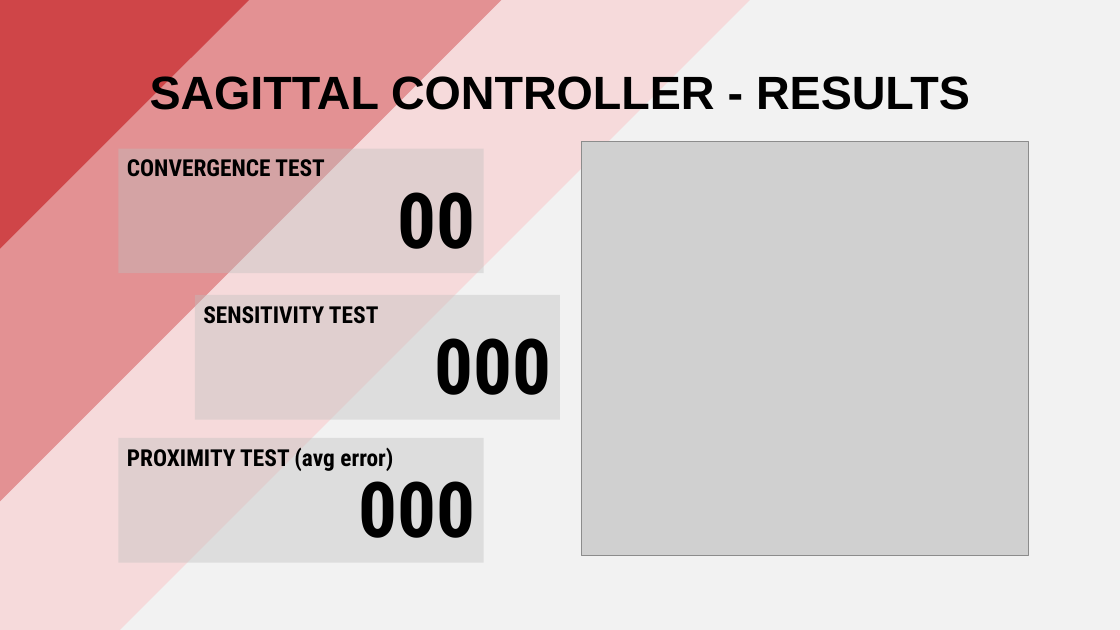
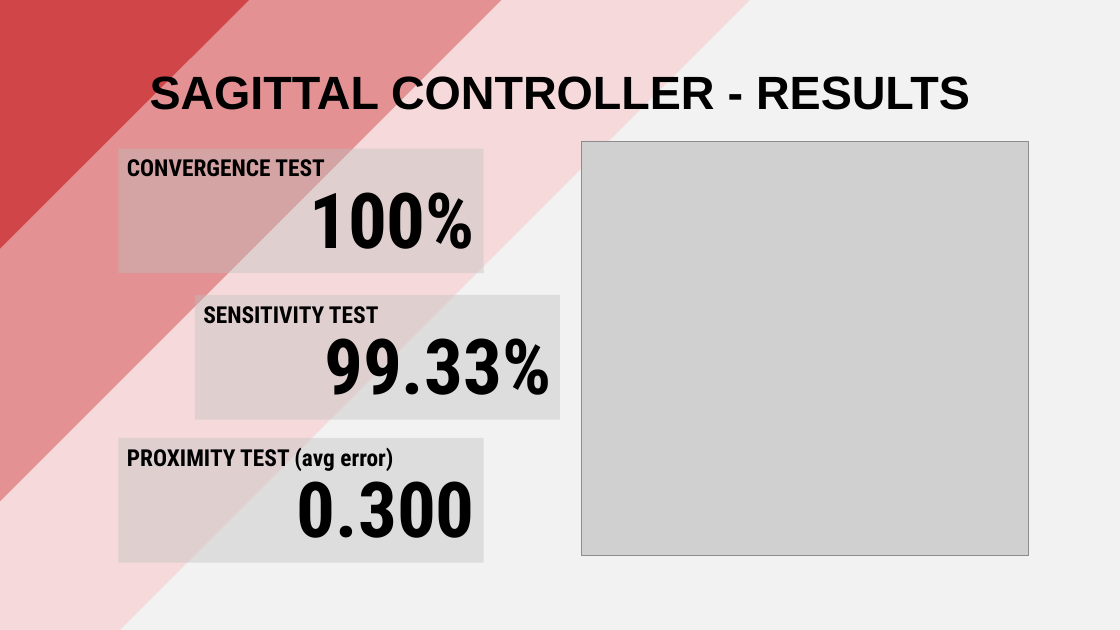
Before and after one commit to PippoGot/R-C2, a slide deck: slide 23 of documentation/presentation.pptx. Drawn at 1120x630 pixels with LibreOffice and Linux fonts; fonts in the diff are those of the drawing; grey boxes stand for pictures. Boxes give left, top, right and bottom in pixels: in the first picture for what was removed or moved away, otherwise in the second. Text is boxed around its words. In the diff, an @@ line names an element or a change of style, - is before the commit and + after.

```diff
--- a/documentation/presentation.pptx
+++ b/documentation/presentation.pptx
@@ text in rectangle at (x1=309, y1=178, x2=475, y2=249): text changed @@
-00
+100%
@@ text in rectangle at (x1=324, y1=338, x2=551, y2=395): text changed @@
-000
+99.33%
@@ text in rectangle at (x1=297, y1=467, x2=475, y2=538): text changed @@
-000
+0.300
```
Also in this commit, not shown: 8 other slides changed, 6 other files.
